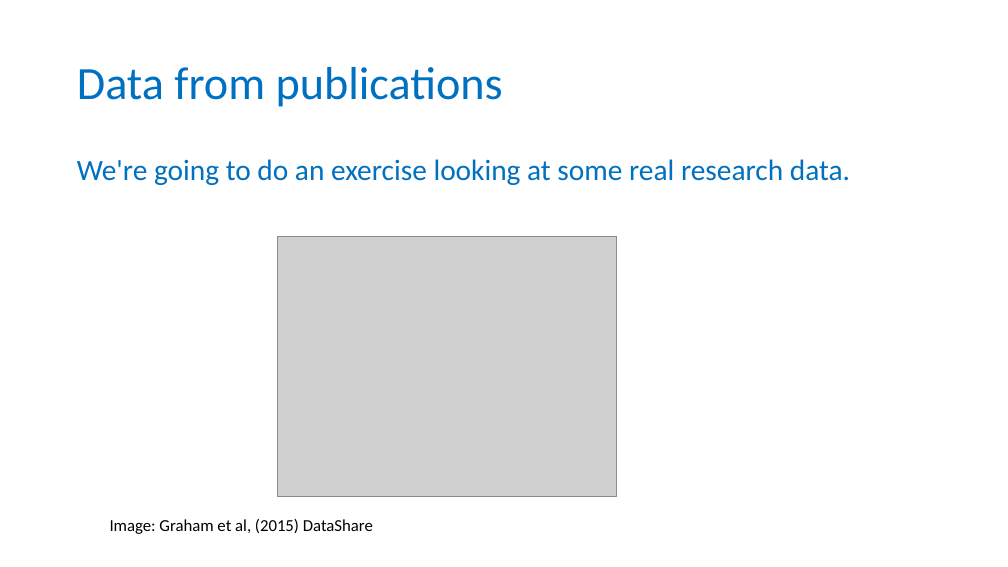
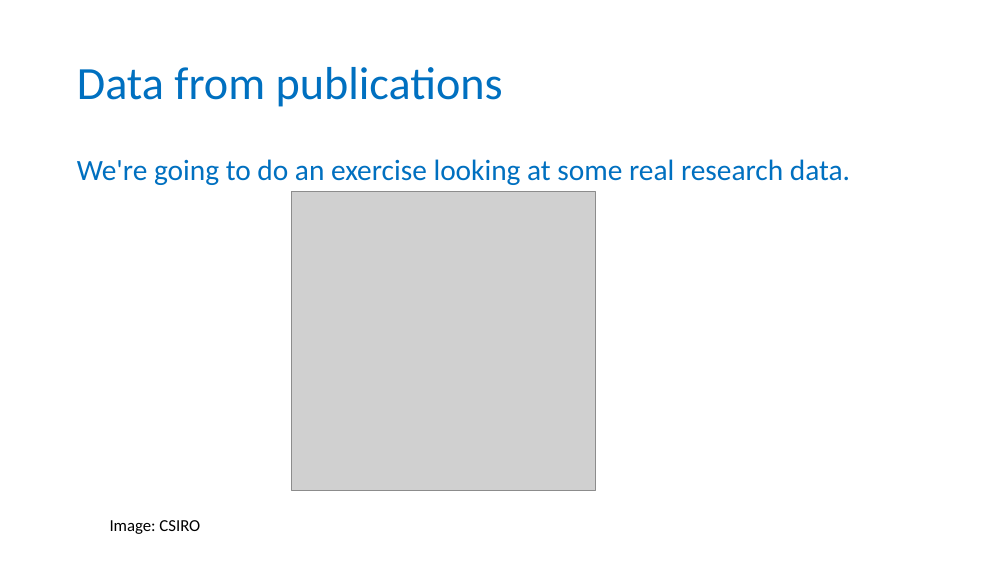
Before and after one commit to carpentries-incubator/fair-for-leaders, a slide deck: slide 4 of instructors/02-Being_FAIR.pptx. Drawn at 1008x567 pixels with LibreOffice and Linux fonts; fonts in the diff are those of the drawing; grey boxes stand for pictures; background and template pictures are left out. Boxes give left, top, right and bottom in pixels: in the first picture for what was removed or moved away, otherwise in the second. Text is boxed around its words. In the diff, an @@ line names an element or a change of style, - is before the commit and + after.

```diff
--- a/instructors/02-Being_FAIR.pptx
+++ b/instructors/02-Being_FAIR.pptx
@@ picture: place and size @@
-picture at (278, 236, 617, 497)
+picture at (292, 192, 596, 490)
@@ text at (110, 520, 200, 534): text changed @@
-Image: Graham et al, (2015) DataShare
+Image: CSIRO
```
Also in this commit, not shown: 3 other slides changed, 3 other files.
